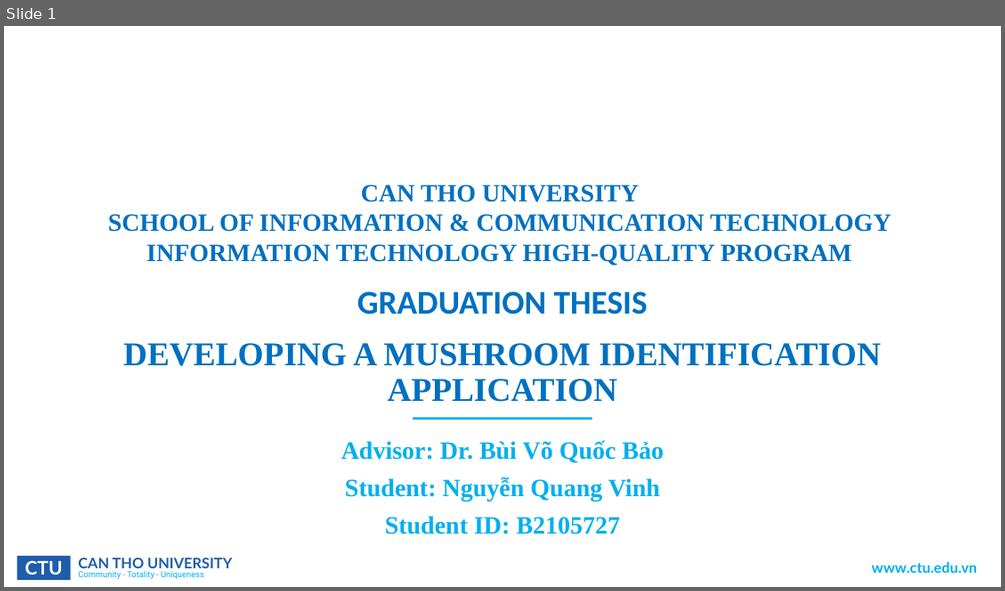
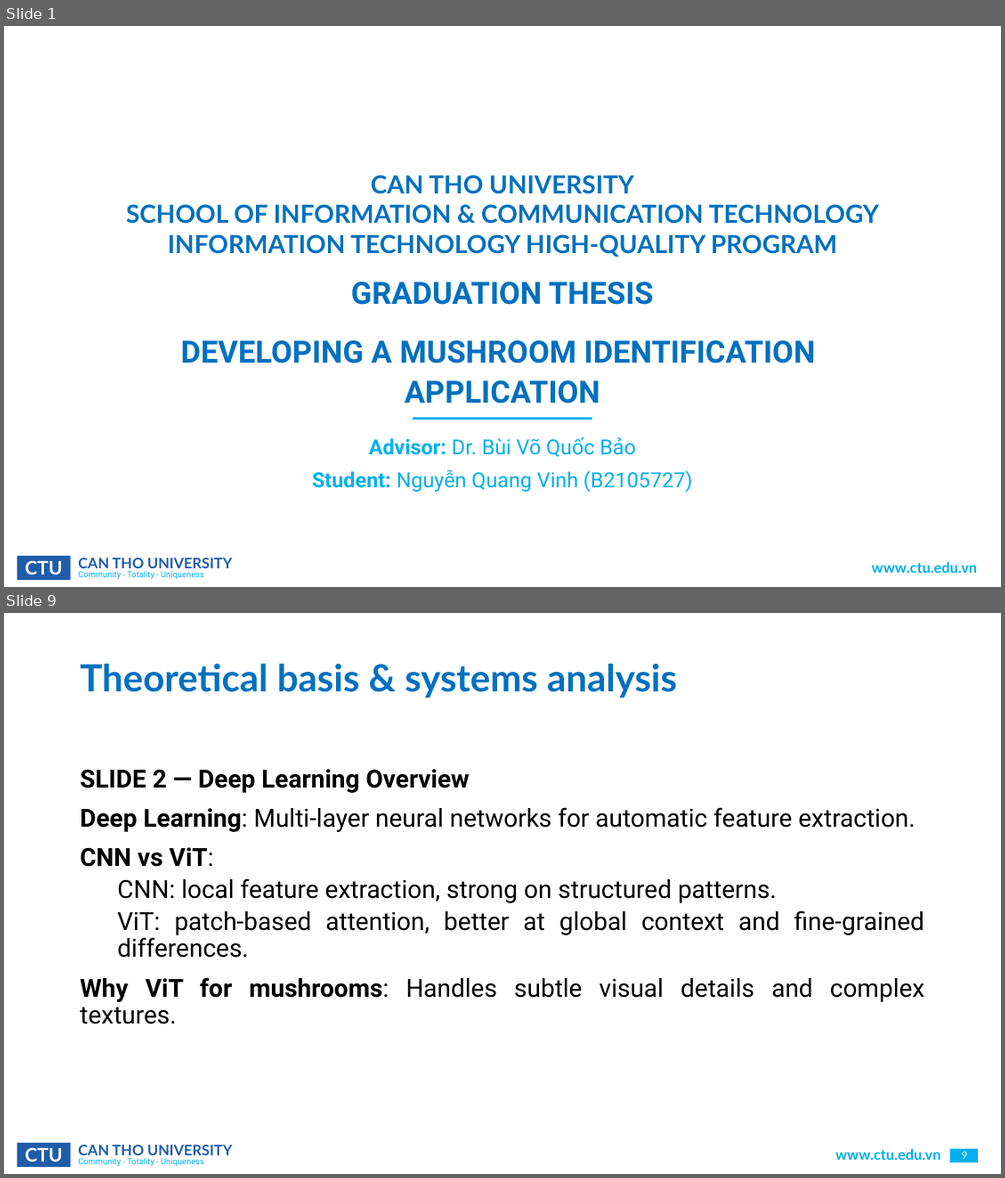
Before and after one commit to CommonHouseCat/fungiscan-mushroom-identifier, a slide deck: Báo cáo/ThesisReport.pptx. Shown one above the other, each under a label of ours: slide 1 before the commit, slides 1 and 9 after it; the slides between them are not shown. The pictures are 1005x591 and 1005x1178 pixels, drawn with LibreOffice and Linux fonts; fonts in the diff are those of the drawing; background and template pictures are left out. Boxes give left, top, right and bottom in pixels: in the first picture for what was removed or moved away, otherwise in the second. Text is boxed around its words. In the diff, an @@ line names an element or a change of style, - is before the commit and + after.

```diff
--- a/Báo cáo/ThesisReport.pptx
+++ b/Báo cáo/ThesisReport.pptx
@@ slide 9 added at (4, 613, 1001, 1174), background #FFFFFF; not listed: 3 template elements that a slide beside it also shows @@
@@ title added at (80, 663, 677, 698), 36 pt, text #0070C0, bold @@
+Theoretical basis & systems analysis
@@ text added at (80, 769, 924, 1024), 24 pt, text #000000 @@
+SLIDE 2 — Deep Learning Overview
+Deep Learning: Multi-layer neural networks for automatic feature extraction.
+CNN vs ViT:
+  CNN: local feature extraction, strong on structured patterns.
+  ViT: patch-based attention, better at global context and fine-grained differences.
+Why ViT for mushrooms: Handles subtle visual details and complex textures.
@@ text added at (835, 1149, 940, 1159), 14 pt, text #00AFEF, bold @@
+www.ctu.edu.vn
@@ rectangle added at (950, 1149, 978, 1163), fill #00AFEF @@
@@ page number added at (962, 1151, 968, 1159), 10 pt, text #FFFFFF @@
+9
@@ slide 1 changed as well @@
@@ title at (126, 175, 879, 257): text changed; font Times New Roman to Lato @@
-CAN THO UNIVERSITY
-SCHOOL OF INFORMATION & COMMUNICATION TECHNOLOGY
-INFORMATION TECHNOLOGY HIGH-QUALITY PROGRAM
+CAN THO UNIVERSITY
+SCHOOL OF INFORMATION & COMMUNICATION TECHNOLOGY
+INFORMATION TECHNOLOGY HIGH-QUALITY PROGRAM
@@ subtitle at (181, 281, 816, 403): text changed; size 32 to 29.6 pt; font Times New Roman to Roboto @@
-DEVELOPING A MUSHROOM IDENTIFICATION APPLICATION
+GRADUATION THESIS
+DEVELOPING A MUSHROOM IDENTIFICATION
+APPLICATION
@@ title removed at (357, 291, 647, 314) @@
-GRADUATION THESIS
@@ text at (369, 437, 636, 457): size 24 to 20 pt, font Times New Roman to Roboto in "Advisor: Dr. Bùi Võ Quốc Bảo"; bold off in "Dr. Bùi Võ Quốc Bảo" @@
@@ text at (312, 469, 693, 491): text changed; size 24 to 20 pt; font Times New Roman to Roboto; bold off @@
-Student: Nguyễn Quang Vinh
-Student ID: B2105727
+Student: Nguyễn Quang Vinh (B2105727)
```
Also in this commit, not shown: 25 other slides added, 3 slides removed, 1 other file.
